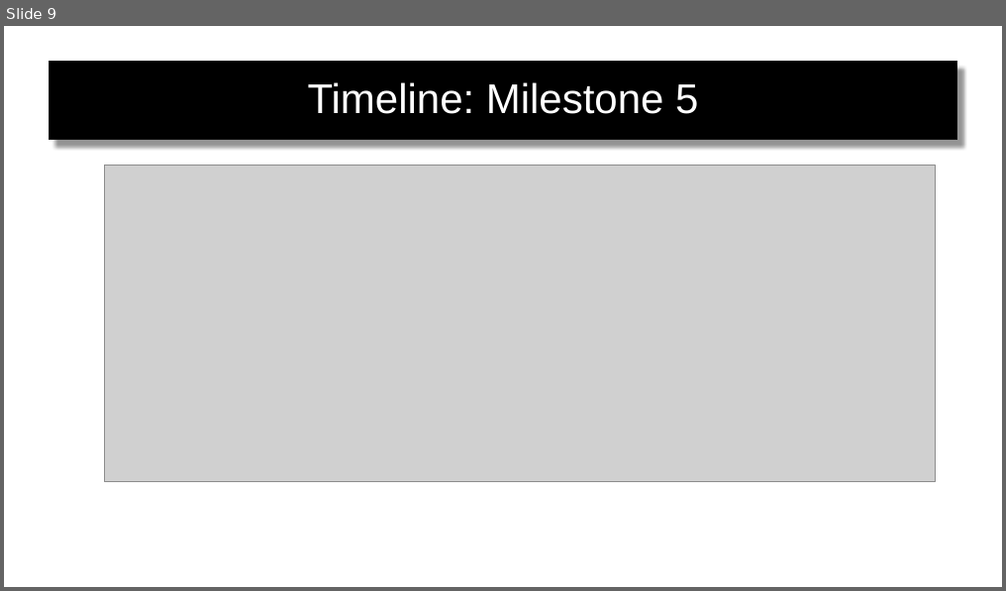
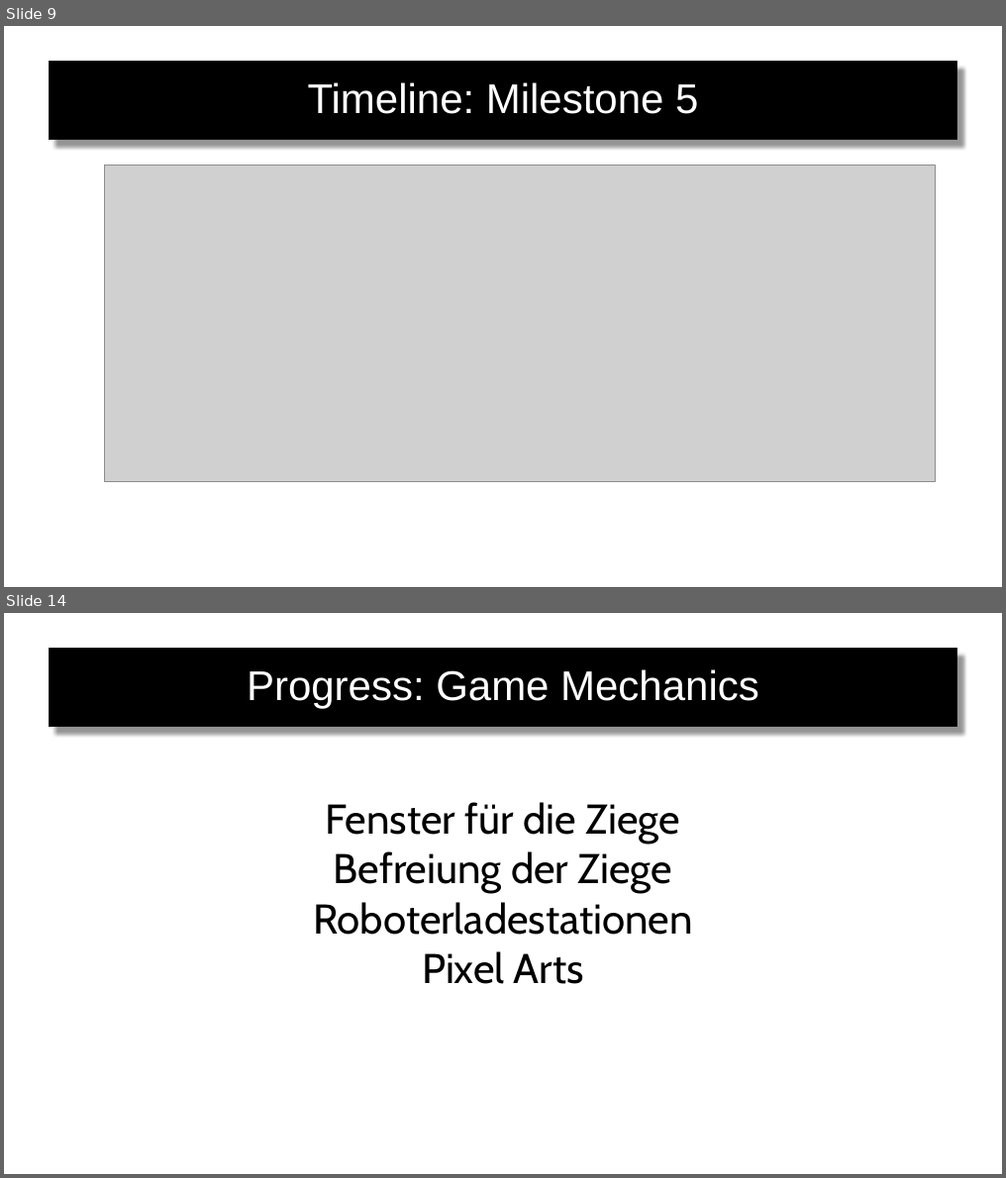
Before and after one commit to verifizieren/iGOAT, a slide deck: Presentation/Gruppe10(Präsentation2) .pptx. Shown one above the other, each under a label of ours: slide 9 before the commit, slides 9 and 14 after it; the slides between them are not shown. The pictures are 1006x591 and 1006x1178 pixels, drawn with LibreOffice and Linux fonts; fonts in the diff are those of the drawing; grey boxes stand for pictures; background and template pictures are left out. Boxes give left, top, right and bottom in pixels: in the first picture for what was removed or moved away, otherwise in the second. Text is boxed around its words. In the diff, an @@ line names an element or a change of style, - is before the commit and + after.

```diff
--- a/Presentation/Gruppe10(Präsentation2) .pptx
+++ b/Presentation/Gruppe10(Präsentation2) .pptx
@@ slide 14 added at [4, 613, 1002, 1174], background #FFFFFF @@
@@ rectangle added at [50, 649, 957, 726], fill #000000, outline #0D0D0D 0.75 pt, 40 pt, text #FFFFFF @@
+Progress: Game Mechanics
@@ text added at [313, 802, 692, 984], 40 pt, text #000000 @@
+Fenster für die Ziege
+Befreiung der Ziege
+Roboterladestationen
+Pixel Arts
```
Also in this commit, not shown: 5 other slides added, 1 other file.
